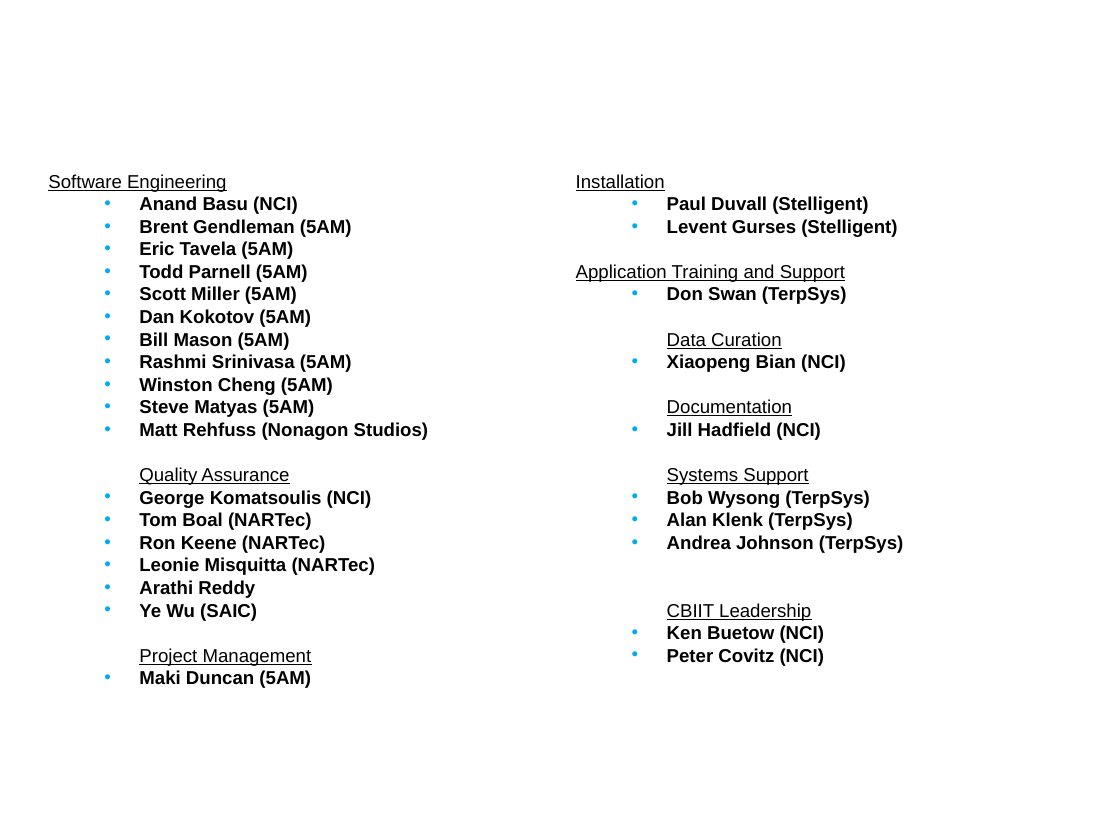
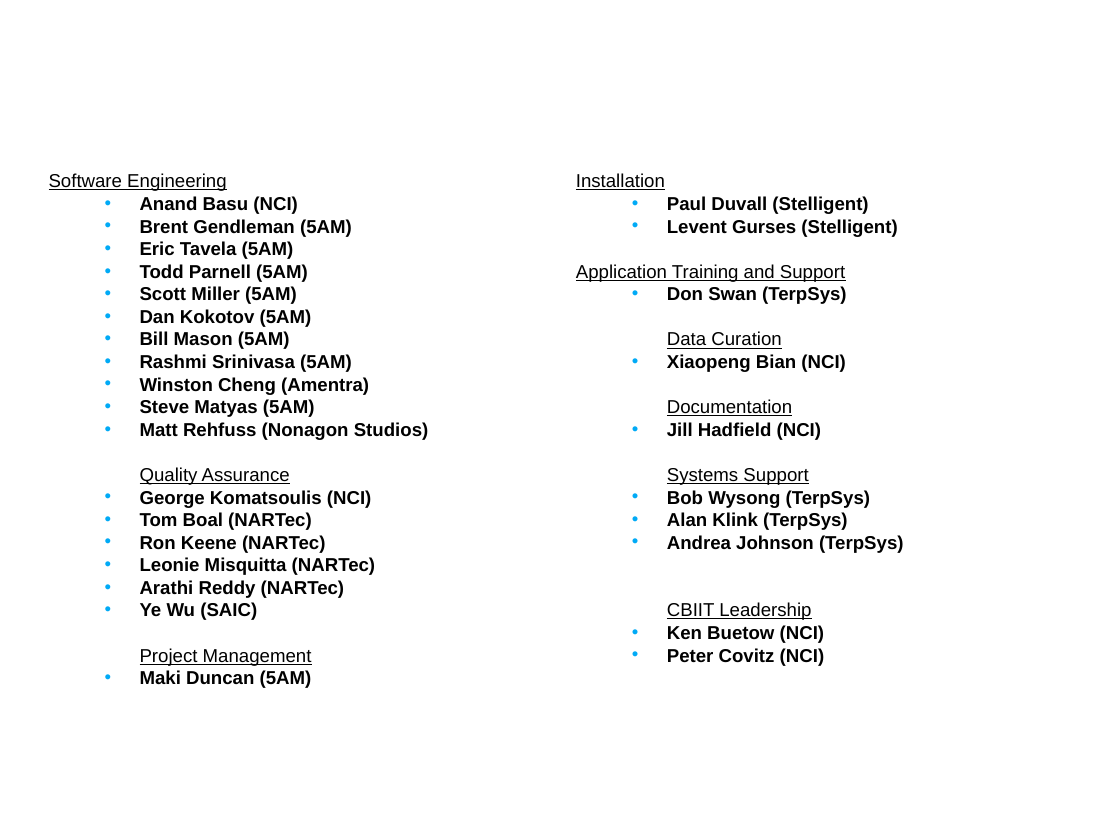
Before and after one commit to NCIP/caarray-docs, a slide deck: slide 17 of project_management/open_meetings/caArray User Community Meeting Feb6.ppt. Drawn at 1120x840 pixels with LibreOffice and Linux fonts; fonts in the diff are those of the drawing; background and template pictures are left out. Boxes give left, top, right and bottom in pixels: in the first picture for what was removed or moved away, otherwise in the second. Text is boxed around its words. In the diff, an @@ line names an element or a change of style, - is before the commit and + after.

```diff
--- a/project_management/open_meetings/caArray User Community Meeting Feb6.ppt
+++ b/project_management/open_meetings/caArray User Community Meeting Feb6.ppt
@@ text at (140,377,369,395): text changed @@
-  • Winston Cheng (5AM)
+  • Winston Cheng (Amentra)
@@ text at (667,512,848,530): text changed @@
-  • Alan Klenk (TerpSys)
+  • Alan Klink (TerpSys)
@@ text at (140,580,345,598): text changed @@
-  • Arathi Reddy
+  • Arathi Reddy (NARTec)
```
Also in this commit, not shown: 1 other slide changed.
